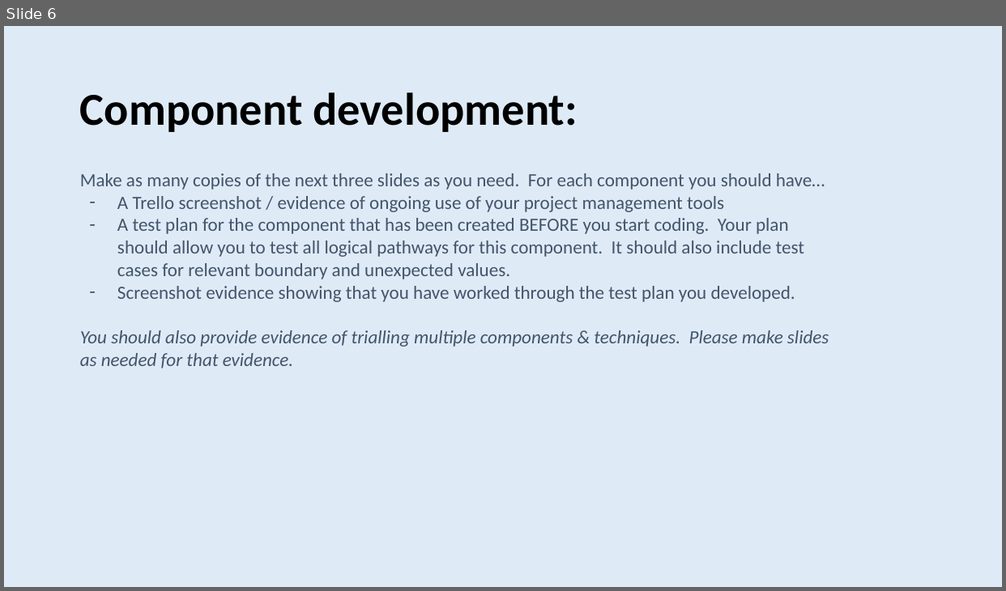
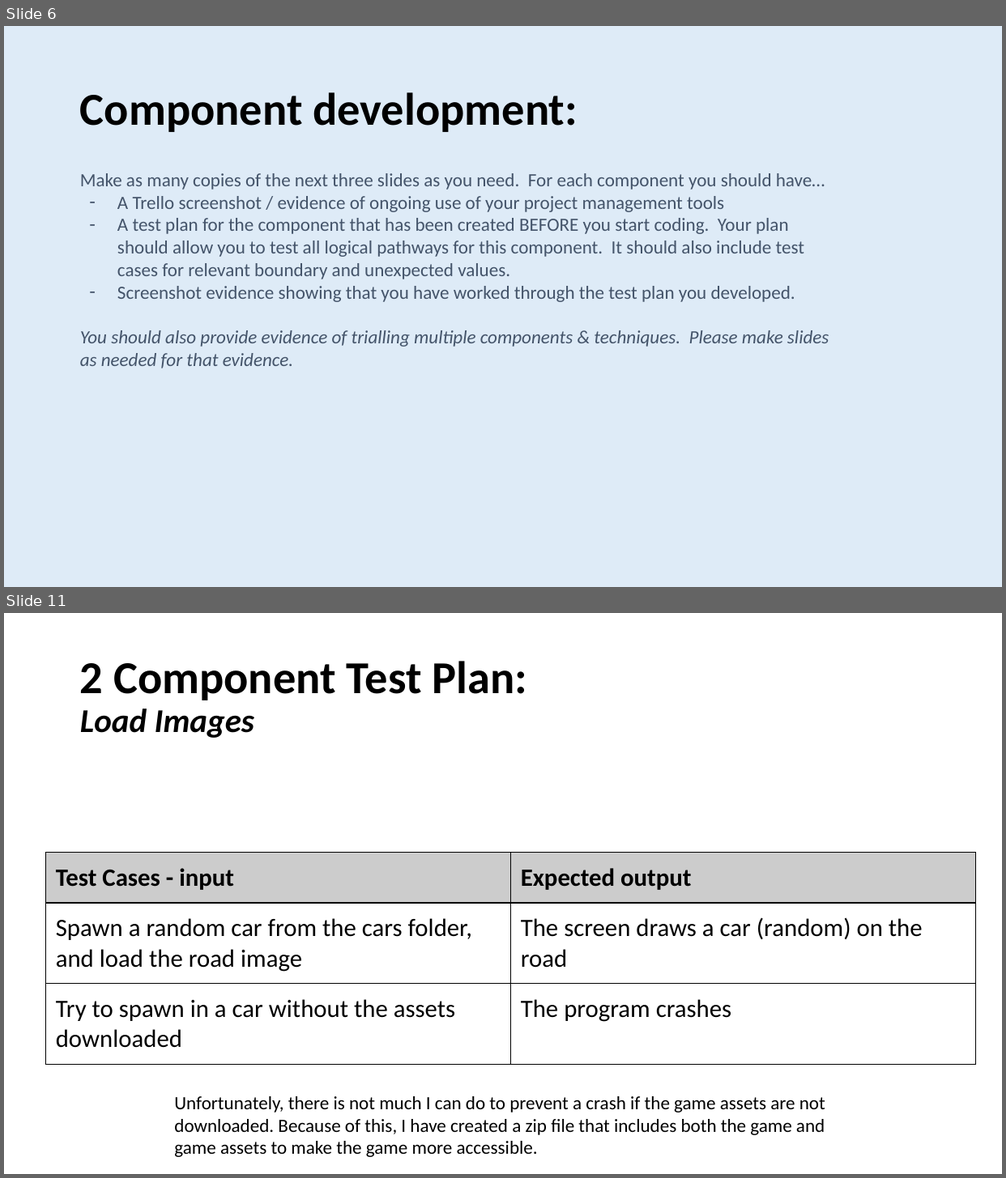
Before and after one commit to Samuel-Burgess/CS-Assesment-Programming, a slide deck: Documentation/3.7 and 3.8 Documentation Samuel Burgess.pptx. Shown one above the other, each under a label of ours: slide 6 before the commit, slides 6 and 11 after it; the slides between them are not shown. The pictures are 1006x591 and 1006x1178 pixels, drawn with LibreOffice and Linux fonts; fonts in the diff are those of the drawing. Boxes give left, top, right and bottom in pixels: in the first picture for what was removed or moved away, otherwise in the second. Text is boxed around its words. In the diff, an @@ line names an element or a change of style, - is before the commit and + after.

```diff
--- a/Documentation/3.7 and 3.8 Documentation Samuel Burgess.pptx
+++ b/Documentation/3.7 and 3.8 Documentation Samuel Burgess.pptx
@@ slide 11 added at [4,613,1002,1174], background #FFFFFF @@
@@ title added at [80,661,526,738], 44 pt, text #000000, bold @@
+2 Component Test Plan:
+Load Images
@@ table added at [46,853,976,1063], 3 rows, 2 columns @@
+Test Cases - input | Expected output
+Spawn a random car from the cars folder, and load the road image | The screen draws a car (random) on the road
+Try to spawn in a car without the assets downloaded | The program crashes
@@ text added at [174,1097,825,1157], 18 pt, text #000000 @@
+Unfortunately, there is not much I can do to prevent a crash if the game assets are not downloaded. Because of this, I have created a zip file that includes both the game and game assets to make the game more accessible.
```
Also in this commit, not shown: 4 slides changed, 32 other slides added, 1 slide removed, 4 other files.
